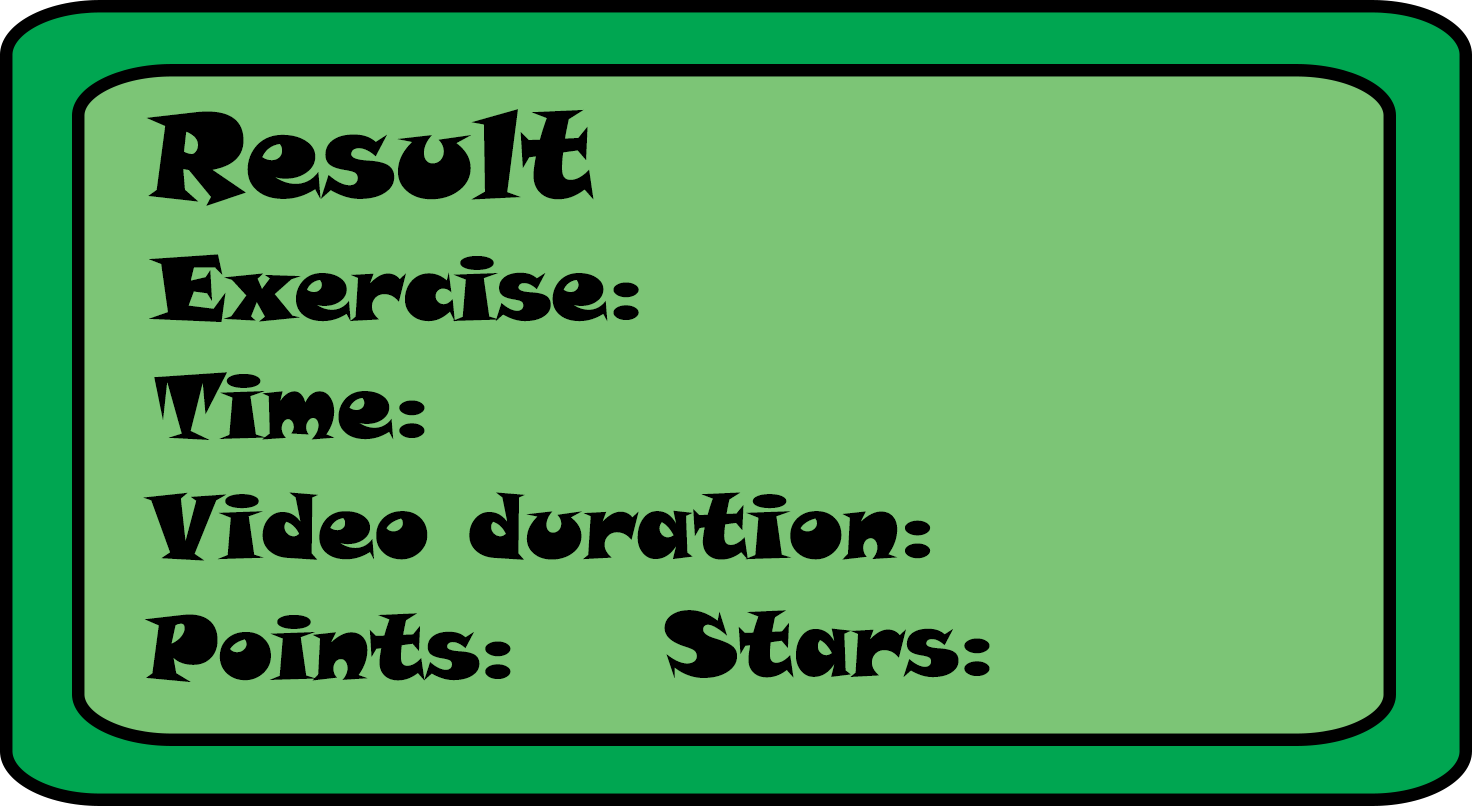
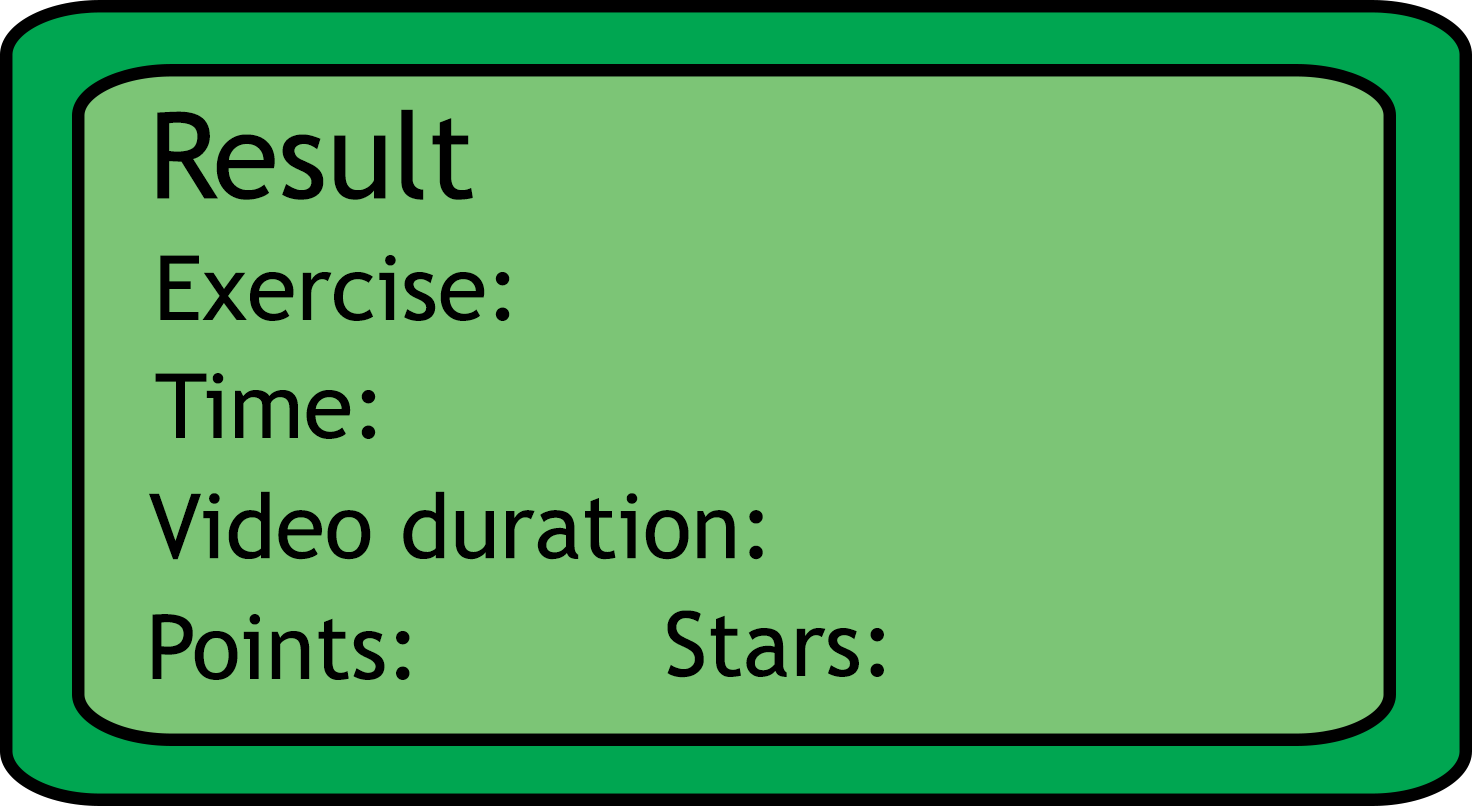
Layered file, before and after one edit (1472px x 806px). Changes by layer:
painted on "Time" over [154, 372, 425, 440]
painted on "Stars" over [664, 610, 990, 678]
painted on "Points:" over [144, 613, 511, 682]
painted on "Video duration:" over [143, 491, 931, 561]
painted on "Exercise:" over [149, 254, 639, 322]
painted on "Result" over [146, 109, 594, 206]
